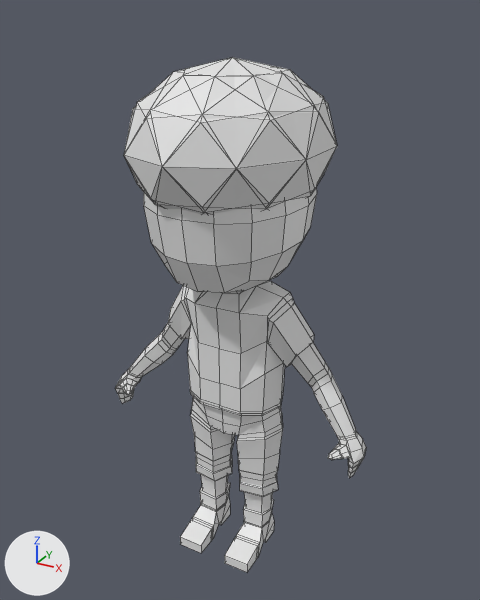
Two versions of the Blender file 3D Blender Models/Completed3DModels/CoopYellowCharacter.blend, one commit apart.
One viewpoint serves both versions: a camera (50 mm lens) standing at (7.91, -14.04, 8.12) and looking at (0.06, 0.23, 0.99). Lighting does not change. The marker at lower left points along +X, +Y and +Z. Mesh edges are drawn as thin lines. Materials are left out; every surface is plain grey.
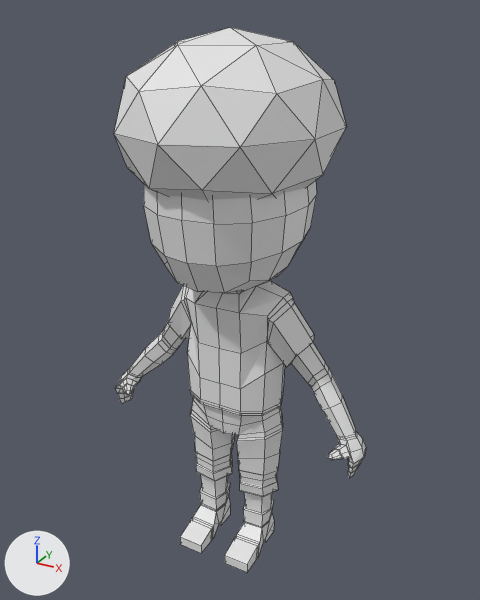
The change, as a diff of the scene's bpy script:
```diff
--- a/3D Blender Models/Completed3DModels/CoopYellowCharacter.blend.py
+++ b/3D Blender Models/Completed3DModels/CoopYellowCharacter.blend.py
@@ me_cube_001 @@
 # used by ob_cube; location = (0.0, 0.0, 0.0)
-me_cube_001.from_pydata(...)  # 501 vertices, 510 faces; spans x -2.29..3.94, y -2.95..2.95, z -6.76..7.09
+me_cube_001.from_pydata(...)  # 890 vertices, 903 faces; spans x -3.94..3.94, y -3.06..2.85, z -6.76..7.73
+# me_cube_001 part 1: the loose piece of 42 vertices spanning x -2.29..2.3, y -2.95..2.95, z 3.22..7.09 is rebuilt with 41 vertices and now spans x -2.53..2.53, y -3.06..2.85, z 3.83..7.73
+# me_cube_001 part 2: 6 vertices moved from x 0.0..0.74, y -1.95..1.7, z 5.5..5.93 to x -1.45..-0.7, y -2.18..1.9, z 3.85..4.9; 9 vertices removed from x 0.0..1.54, y -1.87..1.59, z 5.19..5.92; 301 vertices added at x -3.94..-0.1, y -2.18..1.92, z -3.96..4.79
@@ ob_cube @@
 ob_cube.location = (0.0, 0.0, 0.0)
-_m = ob_cube.modifiers.new('Mirror', 'MIRROR')
-_m.use_clip = True
```

Pixel boxes (x1, y1, x2, y2) of what changed, in the pictures (480 x 600 px):
'Cube', reshaped, modifiers changed: before (115, 57, 366, 572); after (114, 27, 366, 572)
part 1 of me_cube_001, rebuilt (9% wider, 10% taller): before (124, 57, 337, 215); after (114, 27, 346, 201)
part 2 of me_cube_001, built on: after (115, 184, 235, 461)
